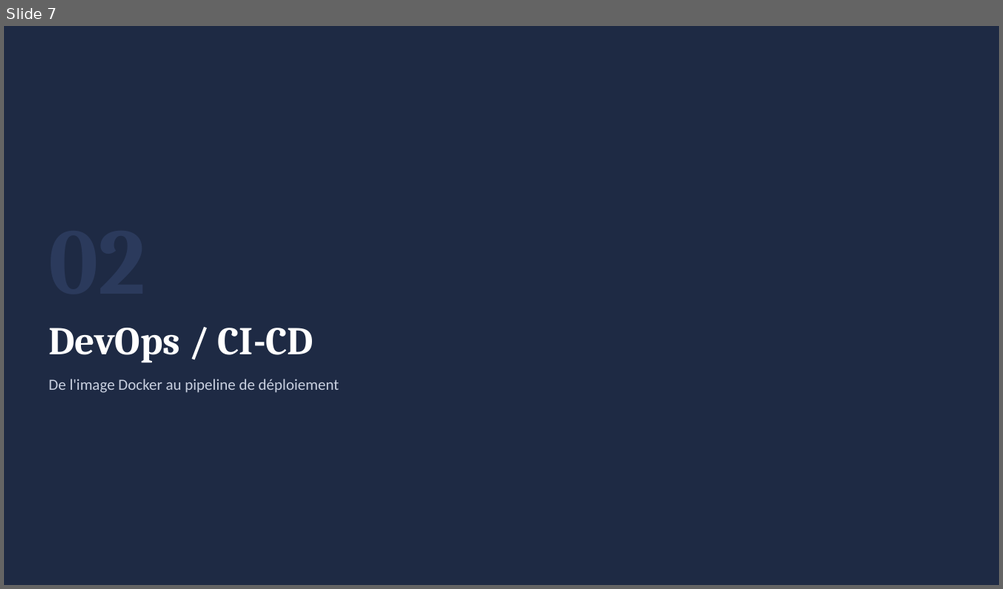
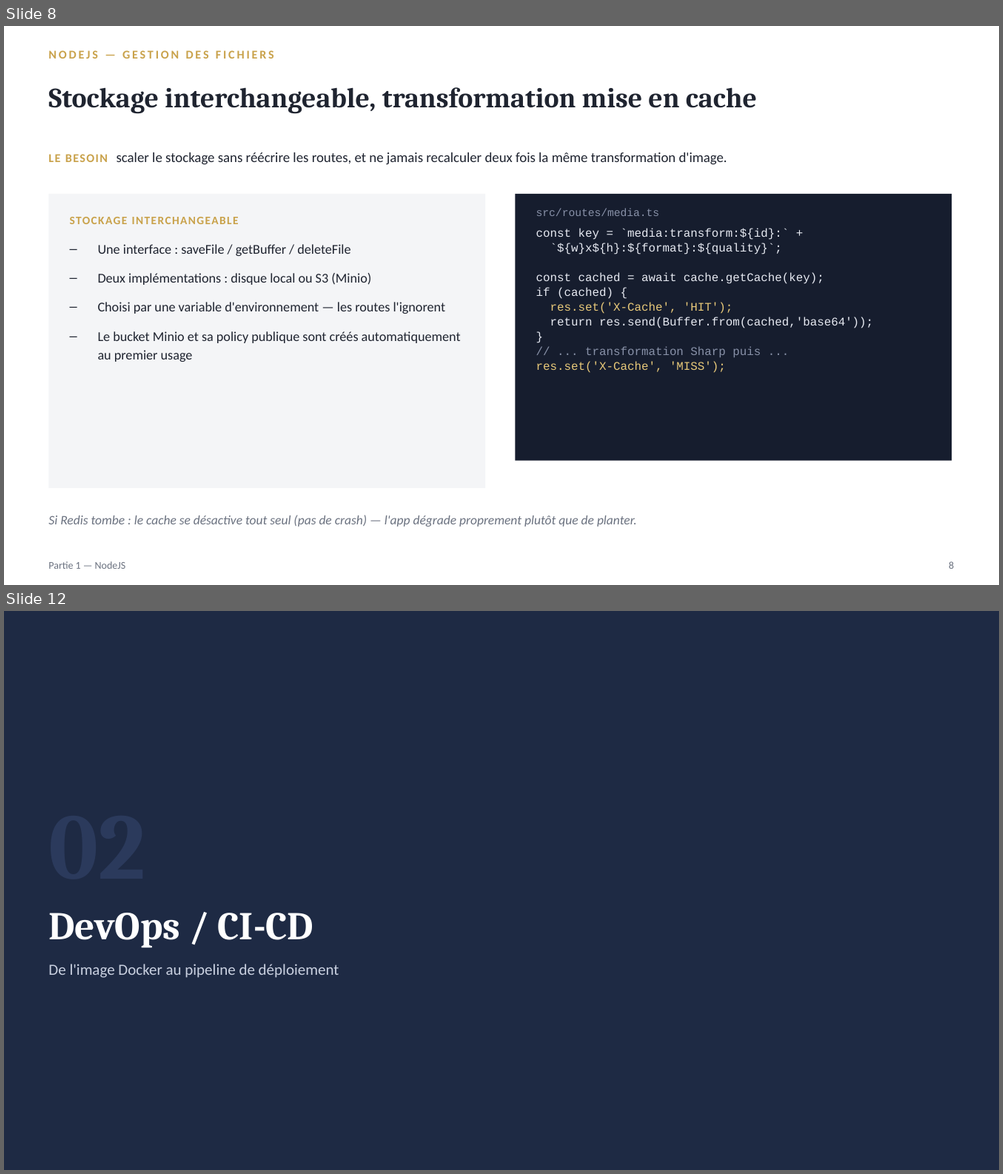
Before and after one commit to phasna/Quiz, a slide deck: quiz_soutenance.pptx. Shown one above the other, each under a label of ours: slide 7 before the commit, slides 8 and 12 after it; the slides between them are not shown. The pictures are 1003x589 and 1003x1174 pixels, drawn with LibreOffice and Linux fonts; fonts in the diff are those of the drawing. Boxes give left, top, right and bottom in pixels: in the first picture for what was removed or moved away, otherwise in the second. Text is boxed around its words. In the diff, an @@ line names an element or a change of style, - is before the commit and + after.

```diff
--- a/quiz_soutenance.pptx
+++ b/quiz_soutenance.pptx
@@ slide 8 added at (4,26,999,585), background #FFFFFF @@
@@ text added at (48,50,274,59), 11.5 pt, text #C9A24B, bold @@
+NODEJS — GESTION DES FICHIERS
@@ text added at (48,87,757,114), 27 pt, text #1F2430, bold @@
+Stockage interchangeable, transformation mise en cache
@@ text added at (48,153,727,165), 13.5 pt, text #1F2430 @@
+LE BESOIN scaler le stockage sans réécrire les routes, et ne jamais recalculer deux fois la même transformation d'image.
@@ rectangle added at (48,194,485,488), fill #F4F5F7 @@
@@ rectangle added at (515,194,951,461), fill #161D2E @@
@@ text added at (70,217,239,224), 11 pt, text #C9A24B, bold @@
+STOCKAGE INTERCHANGEABLE
@@ text added at (536,209,660,216), 10.5 pt, text #8891A8 @@
+src/routes/media.ts
@@ text added at (98,244,461,362), 13 pt, text #1F2430 @@
+– Une interface : saveFile / getBuffer / deleteFile
+– Deux implémentations : disque local ou S3 (Minio)
+– Choisi par une variable d'environnement — les routes l'ignorent
+– Le bucket Minio et sa policy publique sont créés automatiquement au premier usage
@@ text added at (536,229,873,373), 11.3 pt, text #E7EAF2 @@
+const key = `media:transform:${id}:` +
+`${w}x${h}:${format}:${quality}`;
+const cached = await cache.getCache(key);
+if (cached) {
+res.set('X-Cache', 'HIT');
+return res.send(Buffer.from(cached,'base64'));
+}
+// ... transformation Sharp puis ...
+res.set('X-Cache', 'MISS');
@@ text added at (48,515,637,527), 12.5 pt, text #6B7280, italic @@
+Si Redis tombe : le cache se désactive tout seul (pas de crash) — l'app dégrade proprement plutôt que de planter.
@@ text added at (48,562,126,569), 10 pt, text #6B7280 @@
+Partie 1 — NodeJS
@@ text added at (948,562,953,569), 10 pt, text #6B7280 @@
+8
@@ what was slide 7 is now slide 12 @@
```
Also in this commit, not shown: 7 slides changed, 8 other slides added, 3 slides removed, 2 other files.
